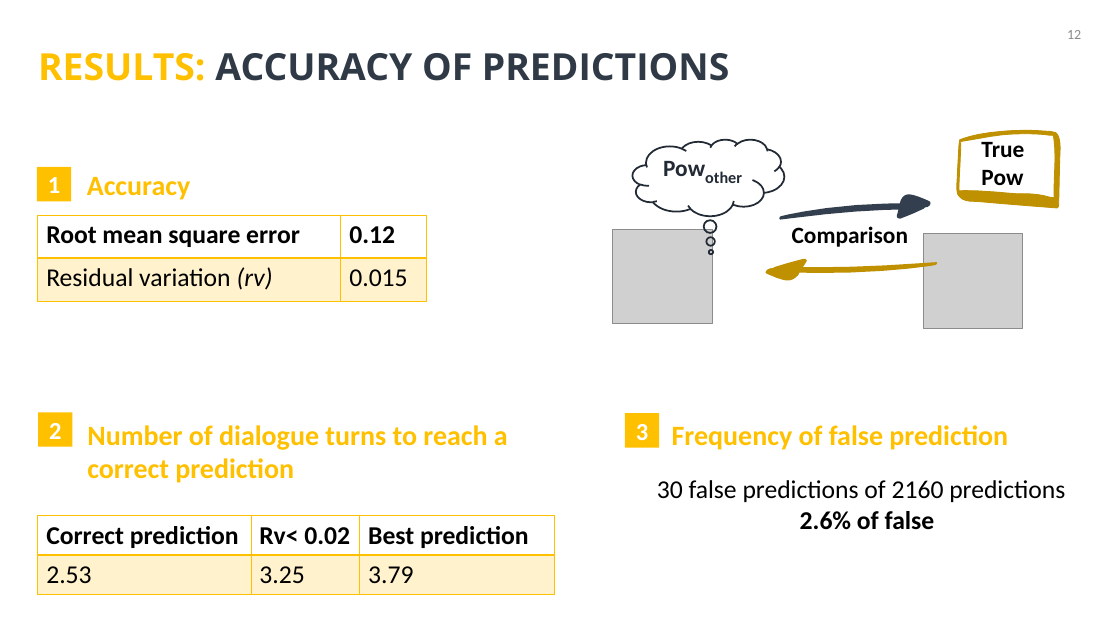
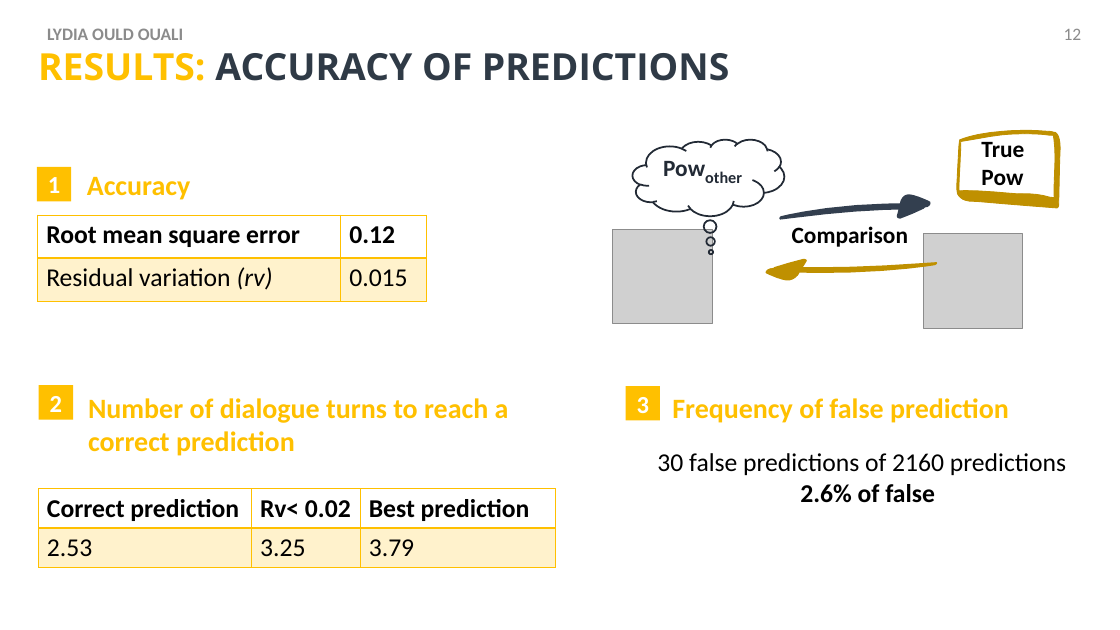
Before and after one commit to Olydia/Discolog, a slide deck: slide 17 of papers/Presentations/intellisys/intellysis.pptx. Drawn at 1120x630 pixels with LibreOffice and Linux fonts; fonts in the diff are those of the drawing; grey boxes stand for pictures. Boxes give left, top, right and bottom in pixels: in the first picture for what was removed or moved away, otherwise in the second. Text is boxed around its words. In the diff, an @@ line names an element or a change of style, - is before the commit and + after.

```diff
--- a/papers/Presentations/intellisys/intellysis.pptx
+++ b/papers/Presentations/intellisys/intellysis.pptx
@@ text added at (x1=47, y1=28, x2=183, y2=40), 15 pt, text #8C8C8C, bold @@
+LYDIA OULD OUALI
@@ text "12" at (x1=1064, y1=29, x2=1082, y2=40): size 12 to 15 pt @@
@@ 3 texts, 2 rectangles, 1 table moved together from (x1=38, y1=413, x2=1065, y2=594) to (x1=39, y1=386, x2=1066, y2=567) @@
```
Also in this commit, not shown: 19 other slides changed, 2 other files.
